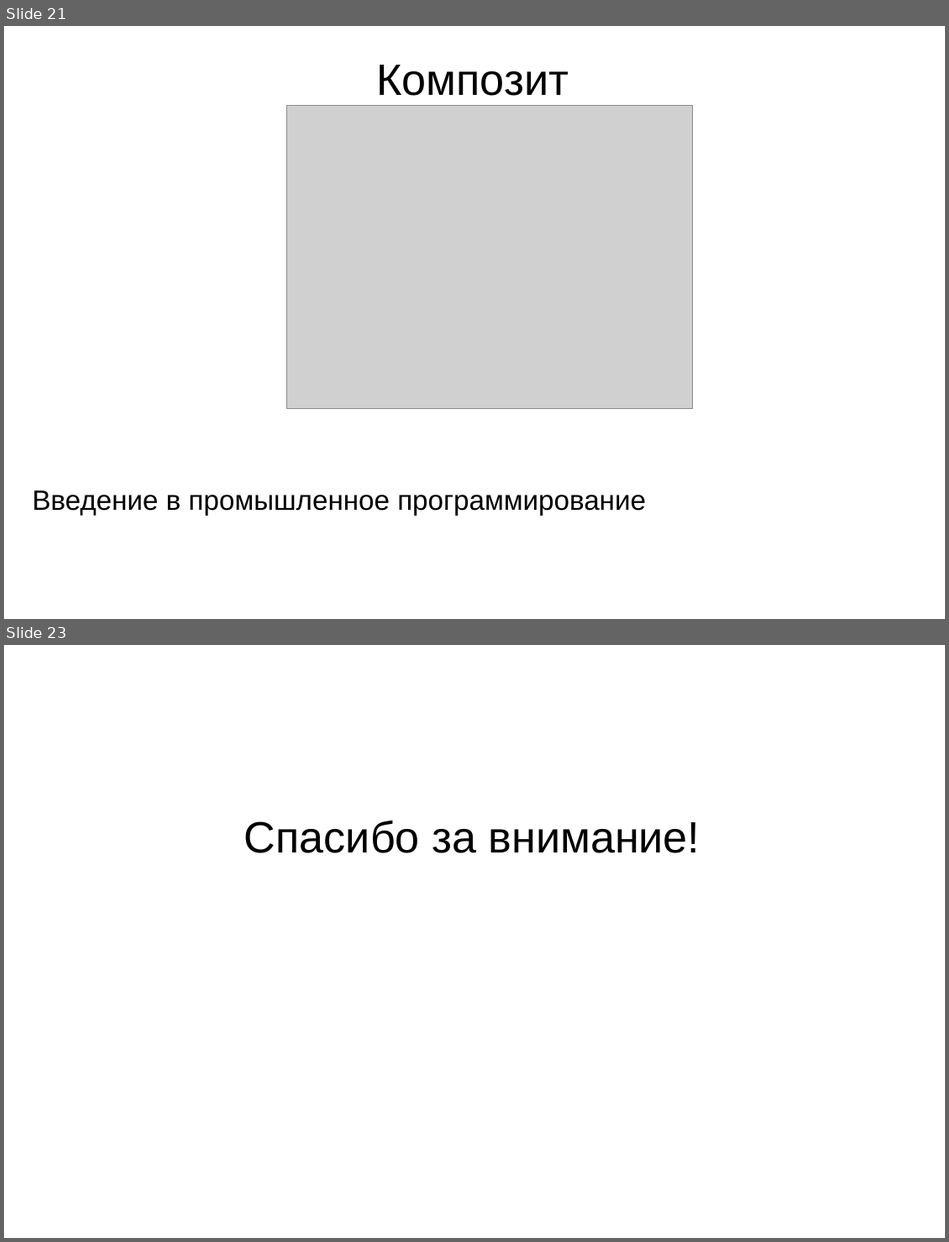
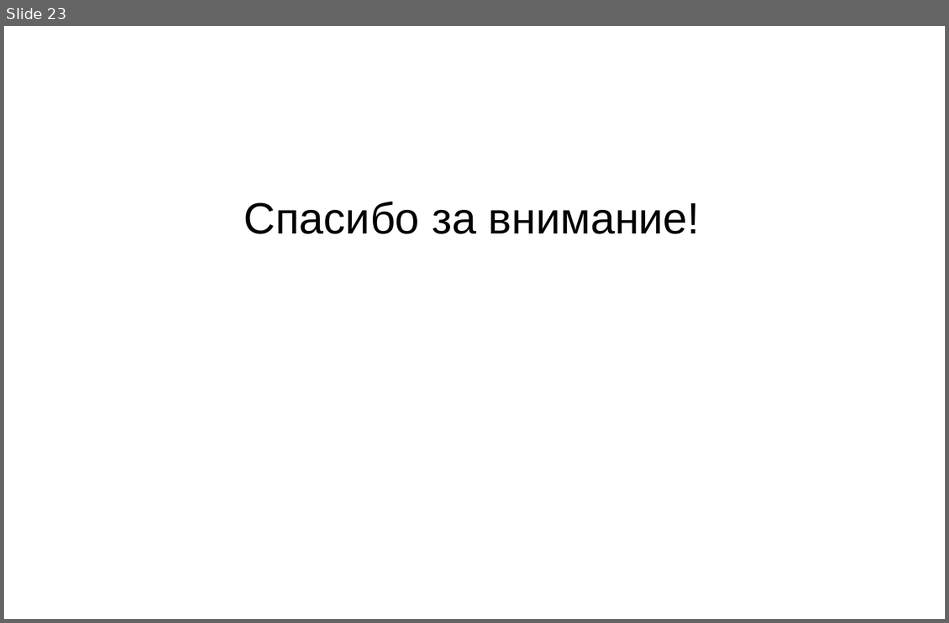
Before and after one commit to PeshekhonovK/ExampleSolution, a slide deck: docs/ЛЭТИ ВвПП 2020.3.pptx. Shown one above the other, each under a label of ours: slides 21 and 23 before the commit, slide 23 after it; the slides between them are not shown. The pictures are 949x1242 and 949x623 pixels, drawn with LibreOffice and Linux fonts; fonts in the diff are those of the drawing; grey boxes stand for pictures; background and template pictures are left out. Boxes give left, top, right and bottom in pixels: in the first picture for what was removed or moved away, otherwise in the second. Text is boxed around its words. In the diff, an @@ line names an element or a change of style, - is before the commit and + after.

```diff
--- a/docs/ЛЭТИ ВвПП 2020.3.pptx
+++ b/docs/ЛЭТИ ВвПП 2020.3.pptx
@@ slide 21 removed at [4,26,945,619], background picture (left out) @@
@@ text removed at [376,65,568,96] @@
-Композит
@@ picture removed at [286,105,693,408] @@
@@ text removed at [33,491,646,515] @@
-Введение в промышленное программирование
```
Also in this commit, not shown: 12 slides changed, 9 slides added, 8 other slides removed, 2 other files.
